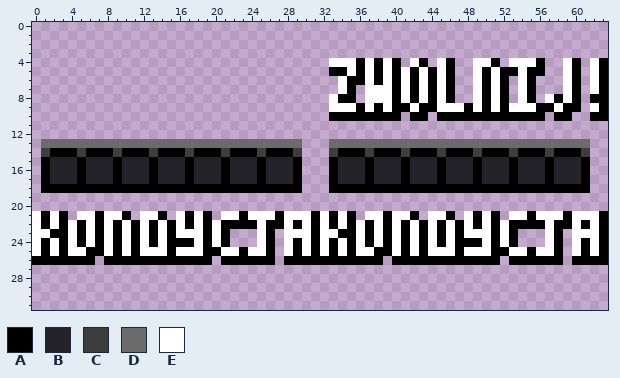
One commit to this pixel-art sprite: Resources/Textures/_Polonium/Interface/Alerts/sprint-bar.rsi/sprint-bar7.png. Above: the version before the commit.
The file is 64x32 pixels.
Palette (. is transparent): A #000000  B #232329  C #3d3d3d  D #6b6b6b  E #ffffff
Pixels before, first column x 0:
 4 .................................EEEAEAEA.EA.EA..EEA.EEEA..EA.EA
 5 .................................AAEAEAEAEAEAEA..EAEAAEAA..EA.EA
 6 ..................................EAAEAEAEAEAEA..EAEA.EA...EA.EA
 7 ..................................EA.EEEAEAEAEA..EAEA.EA...EA.EA
 8 .................................EAA.EEEAEAEAEA..EAEA.EA.EAEA.AA
 9 .................................EEEAEAEAAEAAEEEAEAEAEEEAAEAA.EA
10 .................................AAAAAAAA.AA.AAAAAAAAAAAA.AA..AA
11 ................................................................
12 ................................................................
13 .DDDDDDDDDDDDDDDDDDDDDDDDDDDDD...DDDDDDDDDDDDDDDDDDDDDDDDDDDDD..
14 .CAAACAAACAAACAAACAAACAAACAAAC...CAAACAAACAAACAAACAAACAAACAAAC..
15 .ABBBABBBABBBABBBABBBABBBABBBA...ABBBABBBABBBABBBABBBABBBABBBA..
16 .ABBBABBBABBBABBBABBBABBBABBBA...ABBBABBBABBBABBBABBBABBBABBBA..
17 .ABBBABBBABBBABBBABBBABBBABBBA...ABBBABBBABBBABBBABBBABBBABBBA..
18 .AAAAAAAAAAAAAAAAAAAAAAAAAAAAA...AAAAAAAAAAAAAAAAAAAAAAAAAAAAA..
19 ................................................................
20 ................................................................
21 EAEA.EEAEEA.EEA.EAEA.EEAEEEAEEEAEAEA.EEAEEA.EEA.EAEA.EEAEEEAEEEA
22 EAEAEAEAEAEAEAEAEAEAEAAAAEAAEAEAEAEAEAEAEAEAEAEAEAEAEAAAAEAAEAEA
23 EEAAEAEAEAEAEAEAEEEAEA...EA.EEEAEEAAEAEAEAEAEAEAEEEAEA...EA.EEEA
24 EAEAEAEAEAEAEAEAAAEAEA...EA.EAEAEAEAEAEAEAEAEAEAAAEAEA...EA.EAEA
25 EAEAEEAAEAEAEEEAEEEAAEEAEEA.EAEAEAEAEEAAEAEAEEEAEEEAAEEAEEA.EAEA
26 AAAAAAA.AAAAAAAAAAAA.AAAAAA.AAAAAAAAAAA.AAAAAAAAAAAA.AAAAAA.AAAA
After the commit:
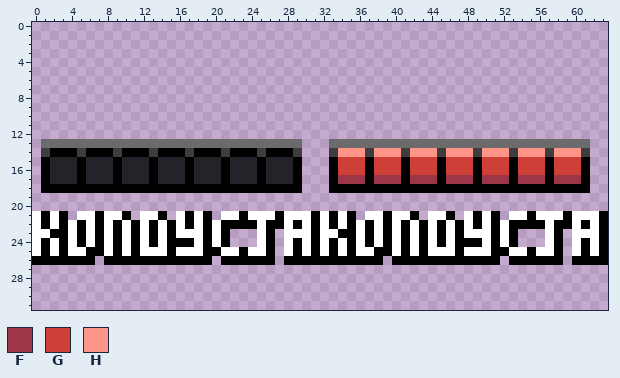
Colours new in this view: F #9d3648  G #ce4037  H #ff9489
From old to new:
The edit turns colour B into colour F in row 17 at x 34 to 36, 38 to 40, 42 to 44, 46 to 48, 50 to 52, 54 to 56 and 58 to 60.
The edit turns colour B into colour G in rows 15 to 16 at x 34 to 36, 38 to 40, 42 to 44, 46 to 48, 50 to 52, 54 to 56 and 58 to 60.
The edit turns colour A into colour H in row 14 at x 34 to 36, 38 to 40, 42 to 44, 46 to 48, 50 to 52, 54 to 56 and 58 to 60.
Colour A is removed in row 4 at x 36, 38, 40, 43, 46, 51, 56, 60 and 63; in row 5 at x 33 to 34, 36, 38, 40, 42, 44, 46, 50, 52 to 53, 55 to 56, 60 and 63; in row 6 at x 35 to 36, 38, 40, 42, 44, 46, 50, 52, 55, 60 and 63; in row 7 at x 35, 40, 42, 44, 46, 50, 52, 55, 60 and 63; in row 8 at x 34 to 35, 40, 42, 44, 46, 50, 52, 55, 58, 60 and 62 to 63; in row 9 at x 36, 38, 40 to 41, 43 to 44, 48, 50, 52, 56 to 57, 59 to 60 and 63.
Colour A is removed in row 10 at x 33 to 40, 42 to 43, 45 to 56, 58 to 59 and 62 to 63.
Colour E is removed in row 4 at x 33 to 35, 37, 39, 42, 45, 49 to 50, 53 to 55, 59 and 62; in row 5 at x 35, 37, 39, 41, 43, 45, 49, 51, 54, 59 and 62; in row 6 at x 34, 37, 39, 41, 43, 45, 49, 51, 54, 59 and 62; in row 7 at x 34, 37 to 39, 41, 43, 45, 49, 51, 54, 59 and 62; in row 8 at x 33, 37 to 39, 41, 43, 45, 49, 51, 54, 57 and 59; in row 9 at x 33 to 35, 37, 39, 42, 45 to 47, 49, 51, 53 to 55, 58 and 62.
